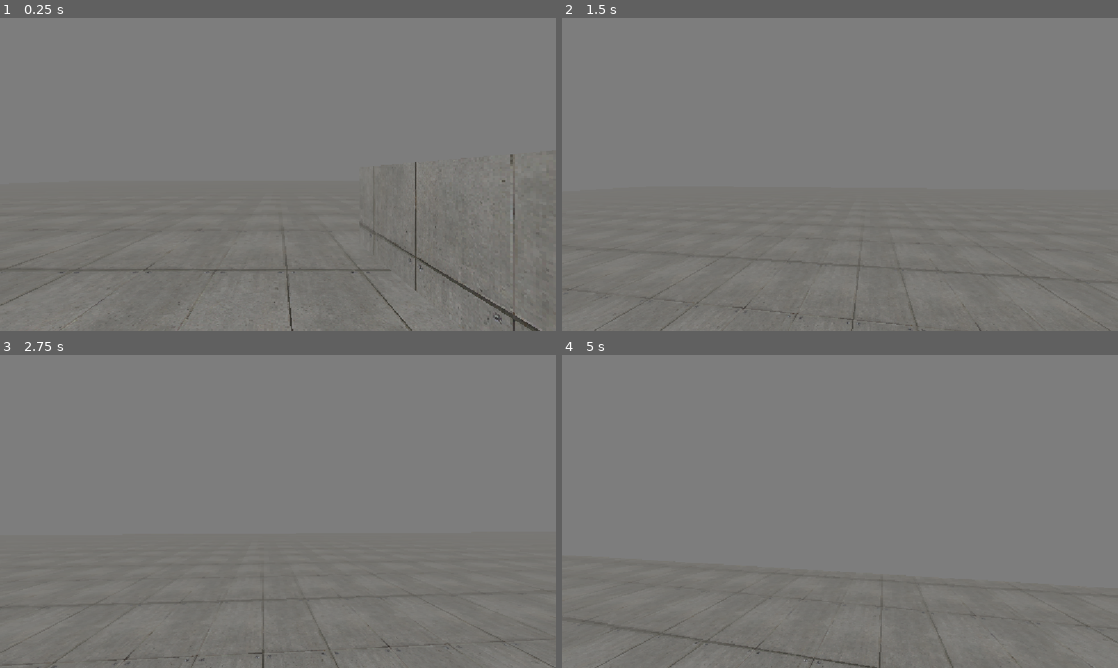
Above: before the commit, frames 1-4 (two rows, left to right).
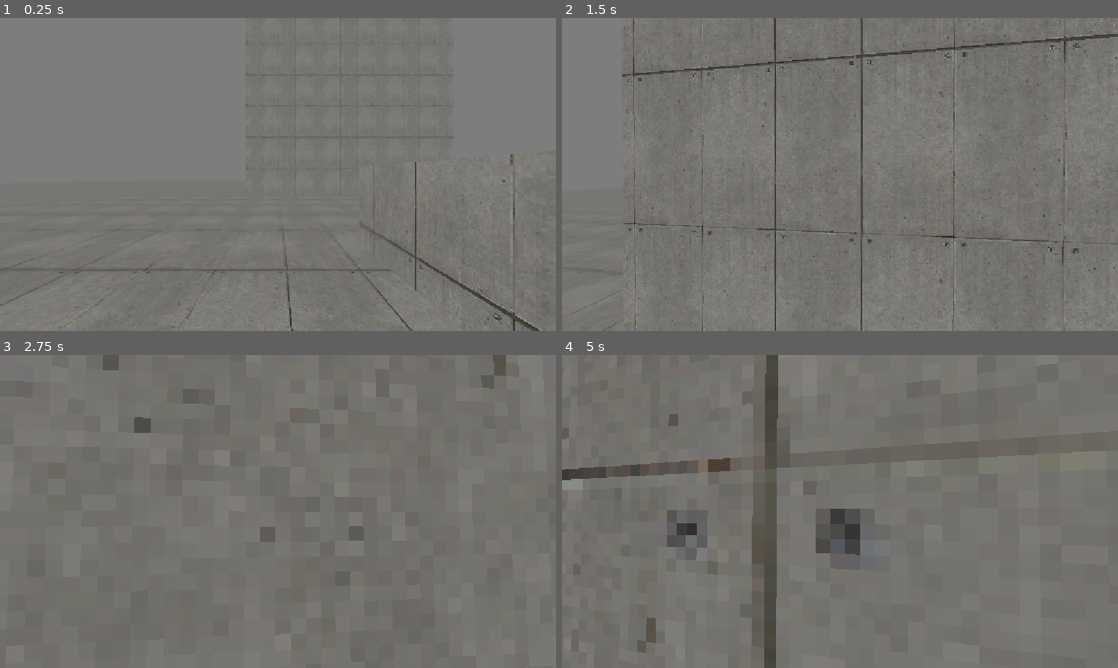
Above: after the commit, the same moments.

Repository: hirqshi/horseshoe
Game: Godot game, scene res://test/movement_test.tscn
The game is run twice, just before and just after one commit, with the same random seed, the same clock (stepped at 60 frames per second) and the same inputs. The project has no main scene, so this scene is started directly.
Inputs (mouse positions are in pixels of both pictures, inside the frame that each line leads up to):
- Up to frame 1 (0.25 s): no input
- Up to frame 2 (1.5 s): tap Enter at 0.5 s; move the mouse to (867, 174) at 0.52 s; hold Space (jump) 0.53-1.28 s; hold W (move_forward) from 0.53 s (still down); tap Shift (dash) at 0.6 s; move the mouse to (812, 174) at 1.27 s; tap Space (jump) at 1.35 s
- Up to frame 3 (2.75 s): keep holding W (move_forward); tap Space (jump) at 1.52, 1.82 s; tap Shift (dash) at 1.55, 2.1 s; move the mouse to (289, 505) at 2.02 s; hold Space (jump) from 2.03 s (still down)
- Up to frame 4 (5 s): keep holding W (move_forward); move the mouse to (834, 517) at 2.77 s; release Space (jump) at 2.78 s; tap Ctrl (slide) at 2.85 s; tap Space (jump) at 3.02, 3.32, 4.35, 4.52, 4.82 s; tap Shift (dash) at 3.05, 3.6, 4.55 s; move the mouse to (878, 514) at 3.52 s; hold Space (jump) 3.53-4.28 s; move the mouse to (795, 508) at 4.27 s

The runs differ from the first frame. In frame 1, 0.4% of the frame differs, in the area x 44-82%, y 0-52%; in frame 2, 3.9%; in frame 3, 3.4%; in frame 4, 13%, in the area x 0-100%, y 0-100%.

Commit message:
added air dash

Diff:
--- /dev/null
+++ b/data/movement/default_dash_config.tres
@@ -0,0 +1,7 @@
+[gd_resource type="Resource" script_class="DashConfig" format=3 uid="uid://bti7l146y8ekq"]
+
+[ext_resource type="Script" uid="uid://d0068ays7tlgr" path="res://player/actions/dash/dash_config.gd" id="1_ciltg"]
+
+[resource]
+script = ExtResource("1_ciltg")
+metadata/_custom_type_script = "uid://d0068ays7tlgr"
--- a/data/movement/default_movement_config.tres
+++ b/data/movement/default_movement_config.tres
@@ -4,4 +4,5 @@
 
 [resource]
 script = ExtResource("1_cx8r7")
+coyote_time_s = 0.2
 metadata/_custom_type_script = "uid://ctru2sdieebhl"
--- /dev/null
+++ b/player/actions/action_controller.gd
@@ -0,0 +1,50 @@
+class_name ActionController
+extends Node
+
+var _motor: MovementMotor
+var _actions: Array[MovementAction] = []
+var _active_action: MovementAction
+
+func _ready() -> void:
+	_motor = get_parent() as MovementMotor
+
+	if _motor == null:
+		push_error("ActionController must be a child of MovementMotor.")
+		set_process(false)
+		return
+
+	for child: Node in get_children():
+		var action: MovementAction = child as MovementAction
+
+		if action == null:
+			continue
+
+		_actions.append(action)
+		action.setup(_motor)
+
+func apply(context: MovementContext) -> void:
+	if _active_action != null:
+		var is_still_active: bool = _active_action.physics_tick(context)
+
+		if not is_still_active:
+			_active_action.finish(context)
+			_active_action = null
+
+		return
+
+	for action: MovementAction in _actions:
+		if not action.can_start(context):
+			continue
+
+		_active_action = action
+		_active_action.start(context)
+
+		var is_still_active: bool = _active_action.physics_tick(context)
+		if not is_still_active:
+			_active_action.finish(context)
+			_active_action = null
+
+		return
+
+func has_active_action() -> bool:
+	return _active_action != null
--- /dev/null
+++ b/player/actions/dash/dash_action.gd
@@ -0,0 +1,58 @@
+class_name DashAction
+extends MovementAction
+
+@export var config: DashConfig
+
+var _motor: MovementMotor
+var _charges: int = 0
+var _remaining_time_s: float = 0.0
+var _dash_velocity: Vector3 = Vector3.ZERO
+
+func setup(motor: MovementMotor) -> void:
+	_motor = motor
+
+	if config == null:
+		push_error("DashAction requires DashConfig.")
+		set_process(false)
+		return
+
+	_charges = config.max_charges
+	_motor.landed.connect(_on_motor_landed)
+
+func can_start(context: MovementContext) -> bool:
+	return (
+		not context.is_grounded
+		and context.player_input.is_walk_just_pressed
+		and _charges > 0
+	)
+
+func start(context: MovementContext) -> void:
+	_charges -= 1
+	_remaining_time_s = config.duration_s
+
+	var dash_direction: Vector3 = -context.view_pivot.global_basis.z
+	dash_direction = dash_direction.normalized()
+
+	var current_speed_mps: float = context.velocity.length()
+	var dash_speed_mps: float = minf(
+		maxf(
+			current_speed_mps,
+			config.minimum_speed_mps
+		) + config.speed_bonus_mps,
+		config.max_speed_mps
+	)
+
+	_dash_velocity = dash_direction * dash_speed_mps
+	context.velocity = _dash_velocity
+
+func physics_tick(context: MovementContext) -> bool:
+	_remaining_time_s -= context.delta
+	context.velocity = _dash_velocity
+
+	return _remaining_time_s > 0.0
+
+func finish(_context: MovementContext) -> void:
+	_remaining_time_s = 0.0
+
+func _on_motor_landed(_impact_speed_mps: float) -> void:
+	_charges = config.max_charges
--- /dev/null
+++ b/player/actions/dash/dash_config.gd
@@ -0,0 +1,11 @@
+class_name DashConfig
+extends Resource
+
+@export_category("charges")
+@export_range(1, 4, 1) var max_charges: int = 1
+
+@export_category("movement")
+@export var duration_s: float = 0.14
+@export var minimum_speed_mps: float = 12.0
+@export var speed_bonus_mps: float = 4.0
+@export var max_speed_mps: float = 22.0
--- /dev/null
+++ b/player/actions/movement_action.gd
@@ -0,0 +1,17 @@
+class_name MovementAction
+extends Node
+
+func setup(_motor: MovementMotor) -> void:
+	pass
+
+func can_start(_context: MovementContext) -> bool:
+	return false
+
+func start(_context: MovementContext) -> void:
+	pass
+
+func physics_tick(_context: MovementContext) -> bool:
+	return false
+
+func finish(_context: MovementContext) -> void:
+	pass
--- a/player/movement/movement_motor.gd
+++ b/player/movement/movement_motor.gd
@@ -1,5 +1,9 @@
 class_name MovementMotor
 extends Node
+
+signal landed(impact_speed_mps: float)
+signal left_ground()
+signal jumped()
 
 @export var config: MovementConfig
 @export var view_pivot: Node3D
@@ -11,6 +15,9 @@
 @onready var _airborne_state: AirborneLocomotionState = (
 	get_node_or_null("AirborneState") as AirborneLocomotionState
 )
+@onready var _action_controller: ActionController = (
+	get_node_or_null("ActionController") as ActionController
+)
 
 var _body: CharacterBody3D
 var _player_input: PlayerInput = PlayerInput.new()
@@ -19,6 +26,7 @@
 
 var _last_grounded_time_s: float = -INF
 var _jump_buffer_until_s: float = -INF
+var _was_on_floor: bool = false
 
 func _ready() -> void:
 	_body = get_parent() as CharacterBody3D
@@ -48,6 +56,11 @@
 		set_physics_process(false)
 		return
 
+	if _action_controller == null:
+		push_error("MovementMotor requires ActionController.")
+		set_physics_process(false)
+		return
+
 	_body.floor_max_angle = deg_to_rad(config.max_floor_angle_deg)
 
 	_context.body = _body
@@ -56,11 +69,13 @@
 	_context.config = config
 	_context.player_input = _player_input
 
-	_active_state = _grounded_state
+	_was_on_floor = _body.is_on_floor()
+	_active_state = _grounded_state if _was_on_floor else _airborne_state
 	_active_state.enter(_context)
 
 func _physics_process(delta: float) -> void:
 	var current_time_s: float = Time.get_ticks_msec() * 0.001
+	var pre_move_vertical_speed_mps: float = _body.velocity.y
 
 	sensors.update_contacts()
 	_player_input.update_from_input()
@@ -69,12 +84,15 @@
 	_update_grounded_time(current_time_s)
 	_update_jump_buffer(current_time_s)
 
-	var next_state_id: StringName = _active_state.physics_tick(_context)
+	_active_state.physics_tick(_context)
+	_action_controller.apply(_context)
 	_try_consume_jump(current_time_s)
-	_switch_state(next_state_id)
 
 	_body.velocity = _context.velocity
 	_body.move_and_slide()
+
+	_process_post_move(pre_move_vertical_speed_mps)
+	_update_locomotion_state()
 
 func _update_grounded_time(current_time_s: float) -> void:
 	if _context.is_grounded:
@@ -96,25 +114,27 @@
 	_context.velocity.y = config.jump_speed_mps
 	_jump_buffer_until_s = -INF
 	_last_grounded_time_s = -INF
+	jumped.emit()
 
-func _switch_state(next_state_id: StringName) -> void:
-	if next_state_id.is_empty():
-		return
+func _process_post_move(pre_move_vertical_speed_mps: float) -> void:
+	var is_on_floor_now: bool = _body.is_on_floor()
 
-	var next_state: LocomotionState = _get_state(next_state_id)
-	if next_state == null or next_state == _active_state:
+	if not _was_on_floor and is_on_floor_now:
+		landed.emit(maxf(0.0, -pre_move_vertical_speed_mps))
+
+	if _was_on_floor and not is_on_floor_now:
+		left_ground.emit()
+
+	_was_on_floor = is_on_floor_now
+
+func _update_locomotion_state() -> void:
+	var next_state: LocomotionState = (
+		_grounded_state if _body.is_on_floor() else _airborne_state
+	)
+
+	if next_state == _active_state:
 		return
 
 	_active_state.exit(_context)
 	_active_state = next_state
 	_active_state.enter(_context)
-
-func _get_state(state_id: StringName) -> LocomotionState:
-	match state_id:
-		GroundedLocomotionState.ID:
-			return _grounded_state
-		AirborneLocomotionState.ID:
-			return _airborne_state
-		_:
-			push_error("Unknown locomotion state: %s." % state_id)
-			return null
--- a/player/movement/player_input.gd
+++ b/player/movement/player_input.gd
@@ -3,10 +3,10 @@
 
 var move: Vector2 = Vector2.ZERO
 var is_walk_pressed: bool = false
+var is_walk_just_pressed: bool = false
 var is_jump_pressed: bool = false
 var is_jump_held: bool = false
 var is_slide_pressed: bool = false
-var is_dash_pressed: bool = false
 
 func update_from_input() -> void:
 	move = Input.get_vector(
@@ -16,7 +16,7 @@
 		"move_back"
 	)
 	is_walk_pressed = Input.is_action_pressed("walk")
+	is_walk_just_pressed = Input.is_action_just_pressed("walk")
 	is_jump_pressed = Input.is_action_just_pressed("jump")
 	is_jump_held = Input.is_action_pressed("jump")
 	is_slide_pressed = Input.is_action_just_pressed("slide")
-	is_dash_pressed = Input.is_action_just_pressed("dash")
--- a/player/movement/states/airborne_locomotion_state.gd
+++ b/player/movement/states/airborne_locomotion_state.gd
@@ -2,14 +2,10 @@
 extends LocomotionState
 
 const ID: StringName = &"airborne"
-const GROUNDED_STATE_ID: StringName = &"grounded"
 
 func physics_tick(context: MovementContext) -> StringName:
 	_apply_vertical_movement(context)
 	_apply_horizontal_movement(context)
-
-	if context.is_grounded:
-		return GROUNDED_STATE_ID
 
 	return &""
 
--- a/player/movement/states/grounded_locomotion_state.gd
+++ b/player/movement/states/grounded_locomotion_state.gd
@@ -2,14 +2,10 @@
 extends LocomotionState
 
 const ID: StringName = &"grounded"
-const AIRBORNE_STATE_ID: StringName = &"airborne"
 
 func physics_tick(context: MovementContext) -> StringName:
 	_apply_vertical_movement(context)
 	_apply_horizontal_movement(context)
-
-	if not context.is_grounded:
-		return AIRBORNE_STATE_ID
 
 	return &""
 
--- a/player/player.tscn
+++ b/player/player.tscn
@@ -7,6 +7,9 @@
 [ext_resource type="Script" uid="uid://bbnjlu8xn4wx3" path="res://player/movement/states/grounded_locomotion_state.gd" id="5_boad6"]
 [ext_resource type="Script" uid="uid://cpw6cl28g505q" path="res://player/sensors/player_sensors.gd" id="5_qjkh3"]
 [ext_resource type="Script" uid="uid://bgrcyb2s8mgwb" path="res://player/movement/states/airborne_locomotion_state.gd" id="6_rgyib"]
+[ext_resource type="Script" uid="uid://y5oaj8gqj3l8" path="res://player/actions/action_controller.gd" id="8_8t03j"]
+[ext_resource type="Script" uid="uid://dcg5etkq4idhh" path="res://player/actions/dash/dash_action.gd" id="9_2ieo8"]
+[ext_resource type="Resource" uid="uid://bti7l146y8ekq" path="res://data/movement/default_dash_config.tres" id="10_ebec5"]
 
 [sub_resource type="CapsuleShape3D" id="CapsuleShape3D_6m30h"]
 radius = 0.205
@@ -37,5 +40,12 @@
 [node name="AirborneState" type="Node" parent="MovementMotor" unique_id=1317175401]
 script = ExtResource("6_rgyib")
 
+[node name="ActionController" type="Node" parent="MovementMotor" unique_id=972487612]
+script = ExtResource("8_8t03j")
+
+[node name="DashAction" type="Node" parent="MovementMotor/ActionController" unique_id=290179230]
+script = ExtResource("9_2ieo8")
+config = ExtResource("10_ebec5")
+
 [node name="PlayerSensors" type="Node" parent="." unique_id=1562123672]
 script = ExtResource("5_qjkh3")
--- a/test/movement_test.tscn
+++ b/test/movement_test.tscn
@@ -46,5 +46,29 @@
 size = Vector3(6.6644897, 10.678711, 7.432617)
 material = SubResource("StandardMaterial3D_6m30h")
 
+[node name="CSGBox3D5" type="CSGBox3D" parent="." unique_id=1738990434]
+transform = Transform3D(1, 0, 0, 0, 1, 0, 0, 0, 1, -3.0062933, 4.6360455, 9.737734)
+use_collision = true
+size = Vector3(6.6644897, 26.023071, 7.432617)
+material = SubResource("StandardMaterial3D_6m30h")
+
+[node name="CSGBox3D6" type="CSGBox3D" parent="." unique_id=1161478873]
+transform = Transform3D(1, 0, 0, 0, 1, 0, 0, 0, 1, -12.221215, 6.990629, -0.8785982)
+use_collision = true
+size = Vector3(6.6644897, 30.732239, 7.432617)
+material = SubResource("StandardMaterial3D_6m30h")
+
+[node name="CSGBox3D7" type="CSGBox3D" parent="." unique_id=1663849477]
+transform = Transform3D(1, 0, 0, 0, 1, 0, 0, 0, 1, 3.8595066, 3.8226452, -16.7131)
+use_collision = true
+size = Vector3(13.164398, 24.39627, 7.432617)
+material = SubResource("StandardMaterial3D_6m30h")
+
+[node name="CSGBox3D8" type="CSGBox3D" parent="." unique_id=1659659683]
+transform = Transform3D(1, 0, 0, 0, 1, 0, 0, 0, 1, 29.75877, 3.8226452, -1.7159386)
+use_collision = true
+size = Vector3(5.74028, 24.39627, 12.181213)
+material = SubResource("StandardMaterial3D_6m30h")
+
 [node name="Player" parent="." unique_id=361433541 instance=ExtResource("2_3rtru")]
 transform = Transform3D(1, 0, 0, 0, 1, 0, 0, 0, 1, -0.6292188, 1.4805316, -0.14548302)
Not shown, added: player/actions/action_controller.gd.uid
Not shown, added: player/actions/dash/dash_action.gd.uid
Not shown, added: player/actions/dash/dash_config.gd.uid
Not shown, added: player/actions/movement_action.gd.uid
